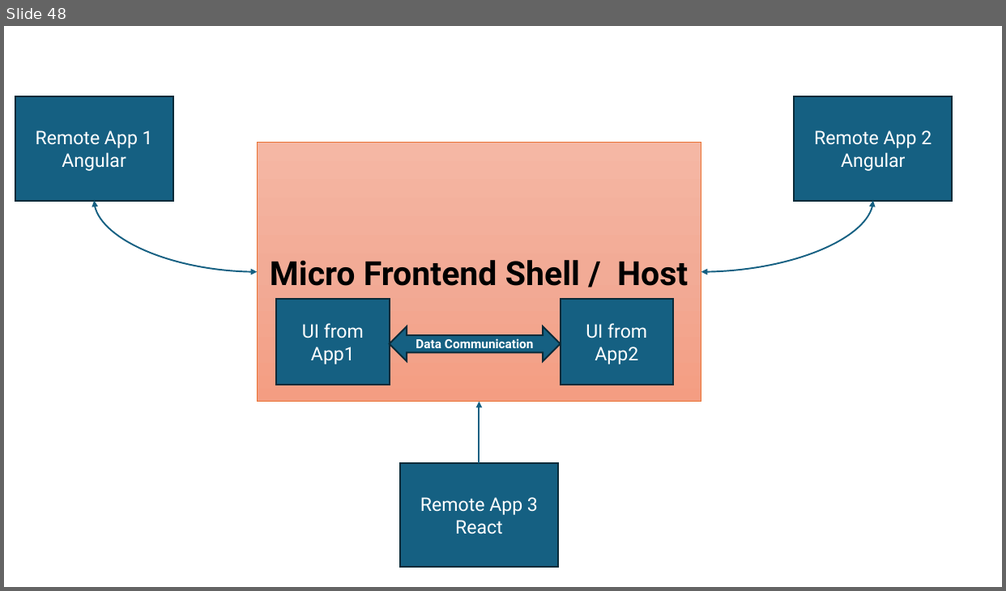
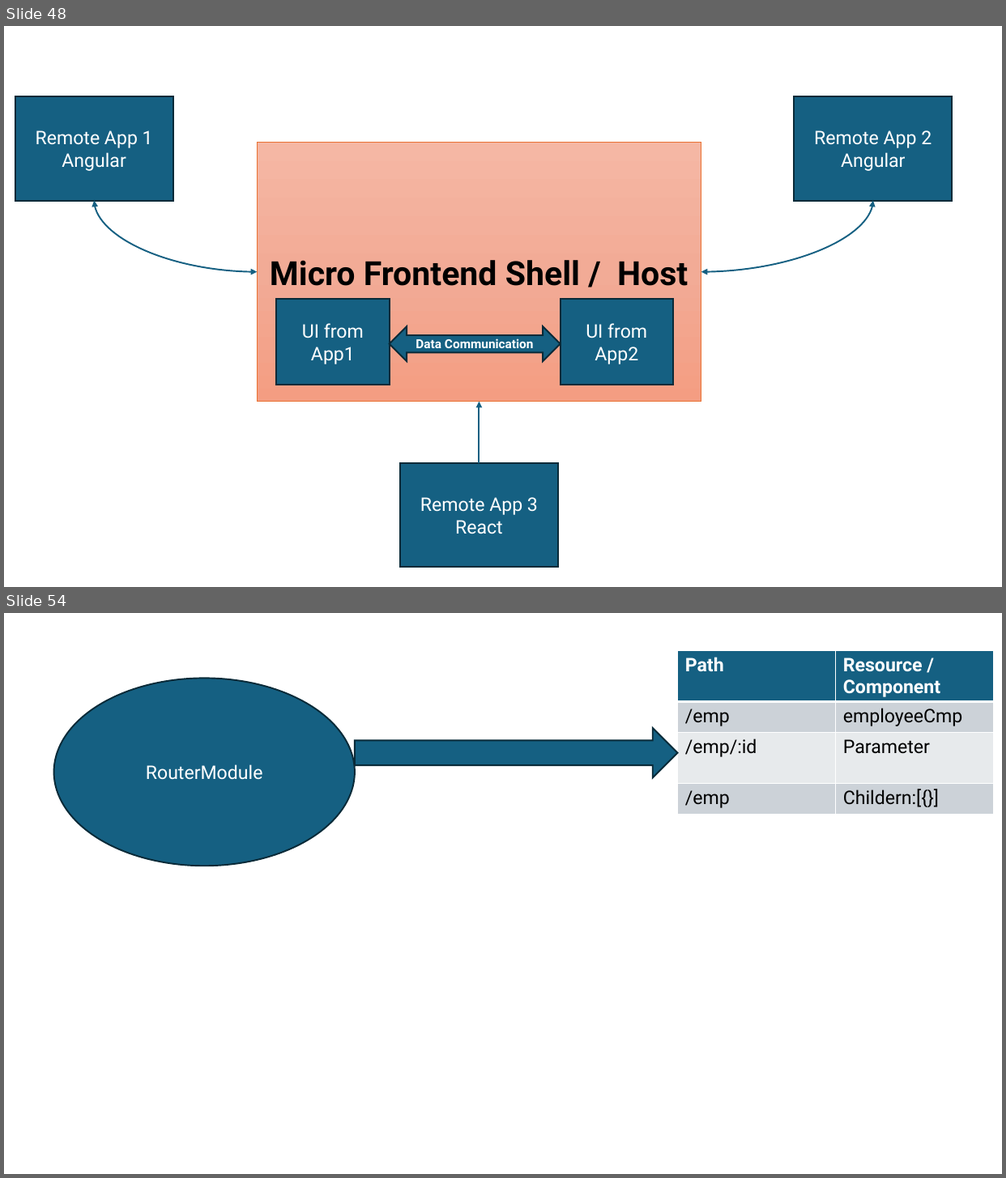
Before and after one commit to maheshsabnis/ng17guard, a slide deck: my-ng-app/Angular_Training_Images.pptx. Shown one above the other, each under a label of ours: slide 48 before the commit, slides 48 and 54 after it; the slides between them are not shown. The pictures are 1006x591 and 1006x1178 pixels, drawn with LibreOffice and Linux fonts; fonts in the diff are those of the drawing. Boxes give left, top, right and bottom in pixels: in the first picture for what was removed or moved away, otherwise in the second. Text is boxed around its words. In the diff, an @@ line names an element or a change of style, - is before the commit and + after.

```diff
--- a/my-ng-app/Angular_Training_Images.pptx
+++ b/my-ng-app/Angular_Training_Images.pptx
@@ slide 54 added at <box>4,613,1002,1174</box>, background #FFFFFF @@
@@ table added at <box>678,650,994,815</box>, 4 rows, 2 columns @@
+Path | Resource / Component
+/emp | employeeCmp
+/emp/:id | Parameter
+/emp | Childern:[{}]
@@ ellipse added at <box>54,678,355,866</box>, fill #156082, outline #092A39 1.5 pt, 18 pt, text #FFFFFF @@
+RouterModule
@@ right arrow added at <box>355,728,678,778</box>, fill #156082, outline #092A39 1.5 pt @@
```
Also in this commit, not shown: 5 other slides added, 1 other file.
